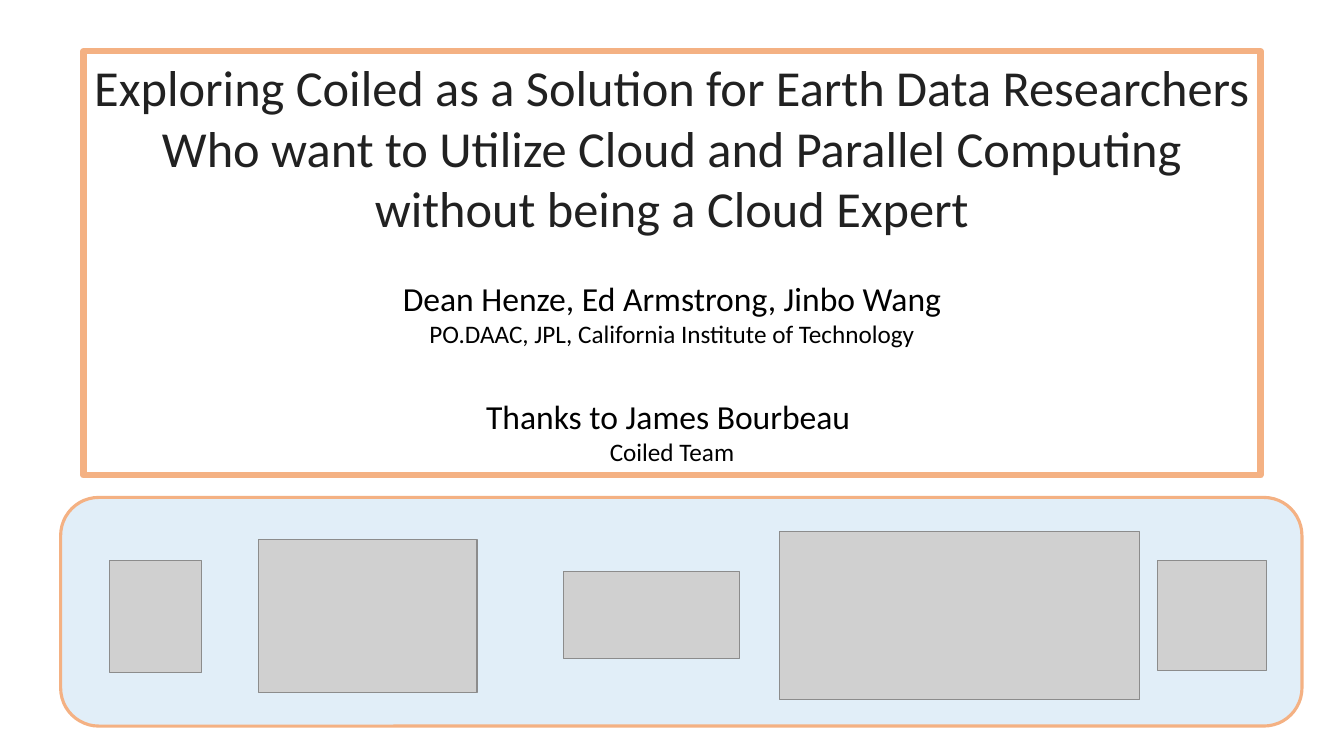
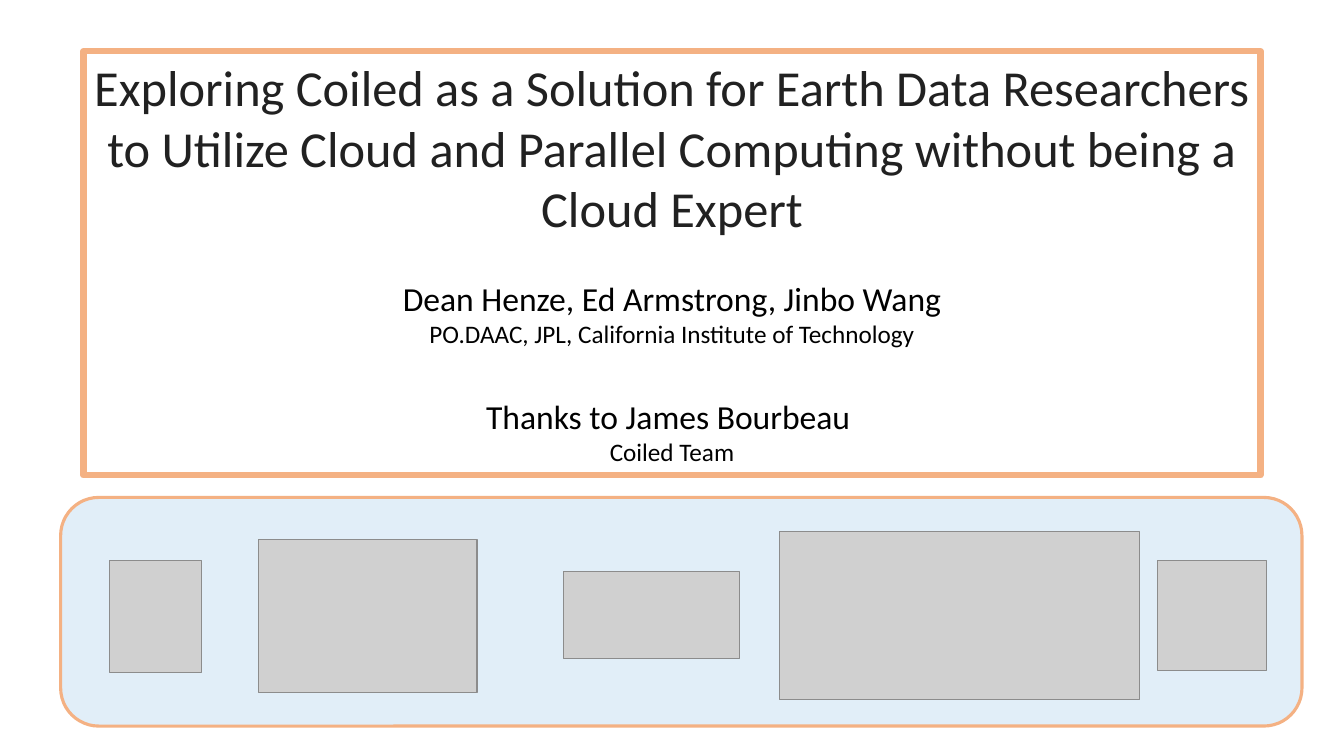
Before and after one commit to DeanHenze/cloud_earthdata, a slide deck: slide 1 of coiled/Coiled_presentation.pptx. Drawn at 1344x756 pixels with LibreOffice and Linux fonts; fonts in the diff are those of the drawing; grey boxes stand for pictures. Boxes give left, top, right and bottom in pixels: in the first picture for what was removed or moved away, otherwise in the second. Text is boxed around its words. In the diff, an @@ line names an element or a change of style, - is before the commit and + after.

```diff
--- a/coiled/Coiled_presentation.pptx
+++ b/coiled/Coiled_presentation.pptx
@@ text in rectangle at (94,71,1250,235): text changed @@
-Exploring Coiled as a Solution for Earth Data Researchers Who want to Utilize Cloud and Parallel Computing without being a Cloud Expert
+Exploring Coiled as a Solution for Earth Data Researchers to Utilize Cloud and Parallel Computing without being a Cloud Expert
```
Also in this commit, not shown: 4 other slides changed, 1 slide added, 3 other files.
